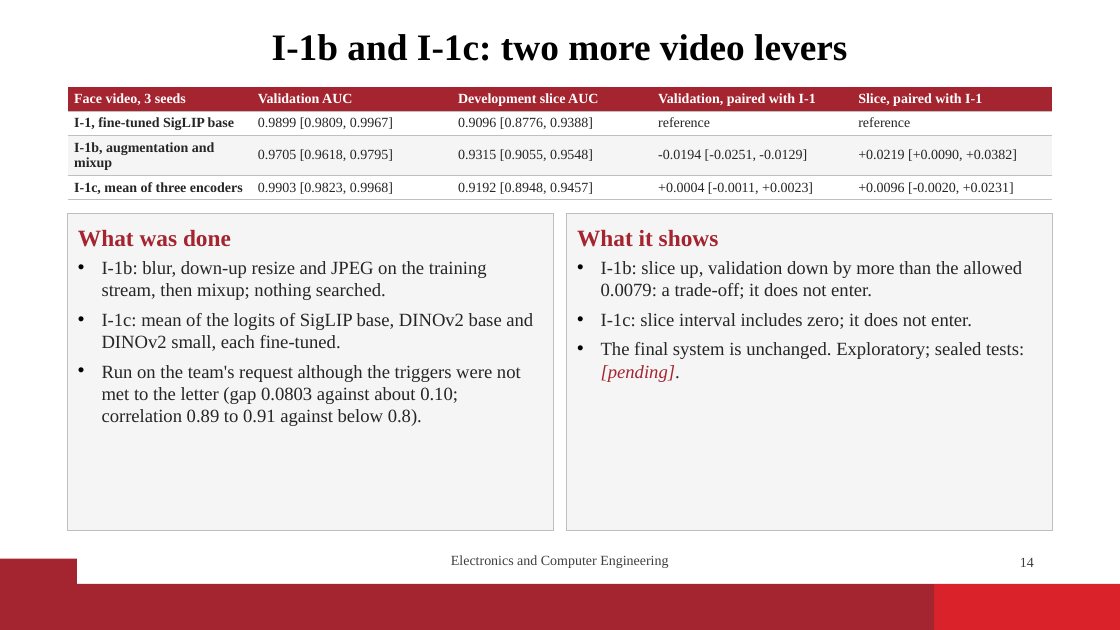
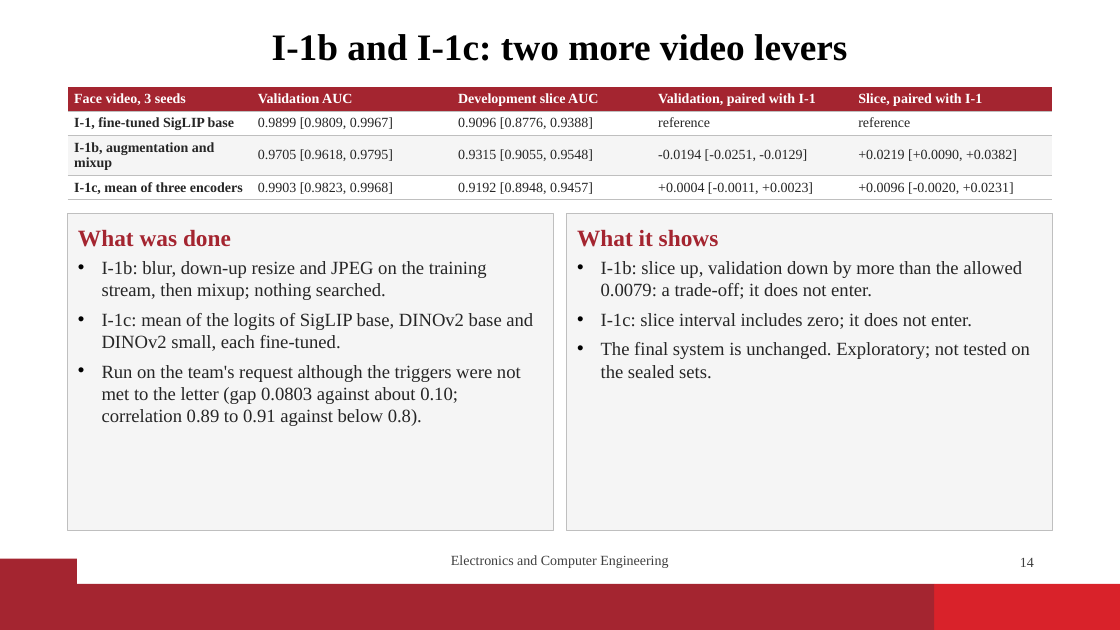
Before and after one commit to vaibhavshiroorkar/deepfake-detection, a slide deck: slide 14 of slides/DeepFake_Detection_Presentation.pptx. Drawn at 1120x630 pixels with LibreOffice and Linux fonts; fonts in the diff are those of the drawing; background and template pictures are left out. Boxes give left, top, right and bottom in pixels: in the first picture for what was removed or moved away, otherwise in the second. Text is boxed around its words. In the diff, an @@ line names an element or a change of style, - is before the commit and + after.

Commit message:
paper,report,slides: sealed results (T1 to T3, staircase, LAV-DF), pending cells filled; ladder figure I-8 row

```diff
--- a/slides/DeepFake_Detection_Presentation.pptx
+++ b/slides/DeepFake_Detection_Presentation.pptx
@@ text in rectangle at box(601, 342, 1030, 379): text changed @@
-• The final system is unchanged. Exploratory; sealed tests: [pending].
+• The final system is unchanged. Exploratory; not tested on the sealed sets.
```
Also in this commit, not shown: 13 other slides changed, 3 slides added, 17 other files.
